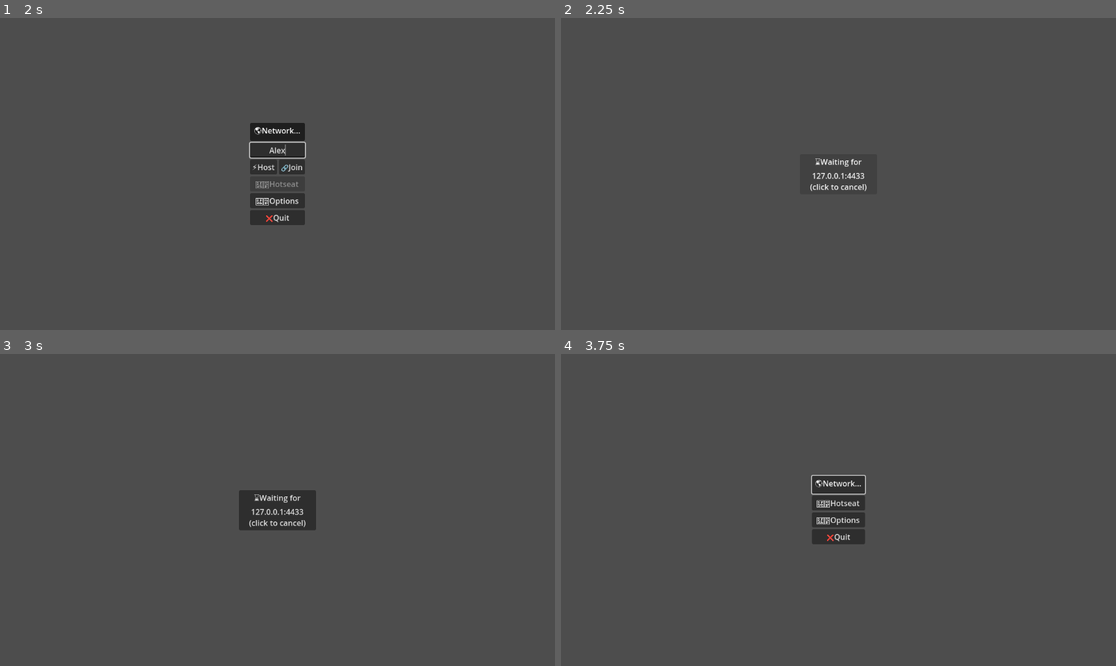
Above: before the commit, frames 1-4 (two rows, left to right).
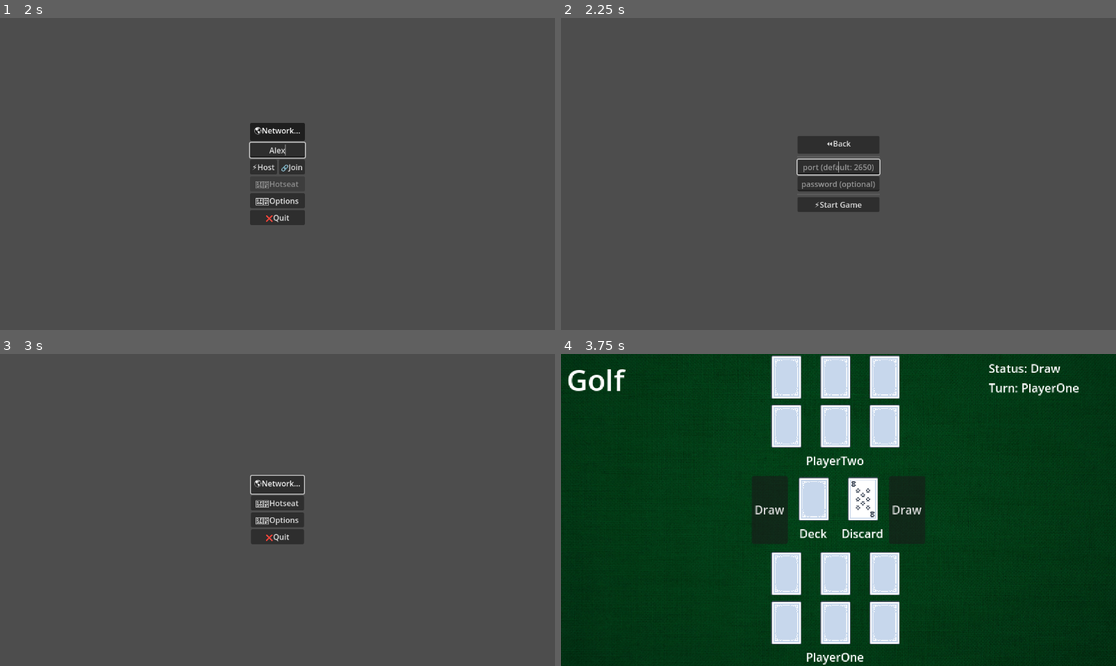
Above: after the commit, the same moments.

Repository: WonkyMic/golf_cards_godot
Game: Godot game, scene res://menu.tscn
Two runs of this game, one before a commit and one after it. Both use one fixed random seed, a clock stepped at 60 frames per second and the inputs below.
Inputs (mouse positions are in pixels of both pictures, inside the frame that each line leads up to):
- Up to frame 1 (2 s): click "🌎Network..." at 0.5 s; click (277, 149) at 1.27 s; type "Alex" at 1.35 s
- Up to frame 2 (2.25 s): click "⚡Host" at 2 s
- Up to frame 3 (3 s): click (277, 481) at 2.75 s, where only the run after the commit has a clickable "⏪Back"
- Up to frame 4 (3.75 s): click (838, 503) at 3.5 s, where only the run after the commit has a clickable "🖥️Hotseat"

Frame 1 is identical in both runs. In frame 2, 2.3% of the frame differs, in the area x 42-58%, y 37-63%; in frame 3, 1.9%; in frame 4, 100%, in the area x 0-100%, y 0-100%.

Commit message:
add hosting setup form

Diff:
--- a/menu.gd
+++ b/menu.gd
@@ -2,8 +2,6 @@
 
 signal server_disconnected
 
-const DEFAULT_IP := "127.0.0.1"
-const DEFAULT_PORT := 4433
 const HOTSEAT_ENABLED_TOOLTIP := "Play both sides from the same device"
 const HOTSEAT_DISABLED_TOOLTIP := (
 	HOTSEAT_ENABLED_TOOLTIP + " (toggle multiplayer button to enable this option)"
@@ -20,8 +18,8 @@
 var options_button: Button
 var quit_button: Button
 
+@export_file("*.tscn") var host_setup_scene: String
 @export_file("*.tscn") var lobby_scene: String
-@export_file("*.tscn") var game_scene: String
 @export_file("*.tscn") var main_scene: String
 @export_file("*.tscn") var options_scene: String
 
@@ -70,9 +68,7 @@
 
 func _on_host_pressed() -> void:
 	global.is_server = true
-	global.ip_address = DEFAULT_IP
-	global.port = DEFAULT_PORT
-	get_tree().change_scene_to_file(game_scene)
+	get_tree().change_scene_to_file(host_setup_scene)
 
 
 func _on_join_pressed() -> void:
--- a/menu.tscn
+++ b/menu.tscn
@@ -11,8 +11,8 @@
 grow_vertical = 2
 size_flags_horizontal = 3
 script = ExtResource("1_w1f1x")
+host_setup_scene = "res://scenes/hosting_setup.tscn"
 lobby_scene = "res://scenes/lobby.tscn"
-game_scene = "res://scenes/game.tscn"
 main_scene = "res://main.tscn"
 options_scene = "res://options_menu.tscn"
 
--- /dev/null
+++ b/scenes/hosting_setup.gd
@@ -0,0 +1,67 @@
+extends Control
+
+const DEFAULT_PORT := 2650
+
+@export_file("*.tscn") var menu_scene: String
+@export_file("*.tscn") var game_scene: String
+
+var global: Global
+
+var back_button: Button
+var port_line: LineEdit
+var password_line: LineEdit
+var join_button: Button
+
+
+# Called when the node enters the scene tree for the first time.
+func _ready() -> void:
+	global = get_node("/root/Global")
+
+	back_button = $GridContainer/BackButton
+	port_line = $GridContainer/PortLine
+	password_line = $GridContainer/PasswordLine
+	join_button = $GridContainer/JoinButton
+
+	# You can save bandwith by disabling server relay and peer notifications.
+	multiplayer.server_relay = false
+
+	port_line.grab_focus()
+
+
+func _on_back_button_pressed() -> void:
+	get_tree().change_scene_to_file(menu_scene)
+
+
+func _on_port_line_text_changed(new_text: String) -> void:
+	var has_bad_port := new_text.length() > 0 and not is_valid_port(new_text)
+	if has_bad_port:
+		if not port_line.has_theme_color_override("font_color"):
+			port_line.add_theme_color_override("font_color", Color(1, 0, 0))
+	else:
+		port_line.remove_theme_color_override("font_color")
+
+	# adjust join button
+	if has_bad_port:
+		join_button.disabled = true
+		join_button.text = "❌Invalid Port"
+	else:
+		join_button.disabled = false
+		join_button.text = "⚡Start Game"
+
+
+func _on_join_button_pressed() -> void:
+	if port_line.text.length() == 0:
+		global.port = DEFAULT_PORT
+	else:
+		global.port = int(port_line.text)
+	multiplayer.multiplayer_peer = null
+	global.is_server = true
+	get_tree().change_scene_to_file(game_scene)
+
+
+func is_valid_port(port_string: String) -> bool:
+	if not port_string.is_valid_int():
+		return false
+
+	var port := int(port_string)
+	return port > 0 or port <= 65535
--- /dev/null
+++ b/scenes/hosting_setup.tscn
@@ -0,0 +1,61 @@
+[gd_scene load_steps=2 format=3 uid="uid://cm5m50udkc71d"]
+
+[ext_resource type="Script" path="res://scenes/hosting_setup.gd" id="1_h76hm"]
+
+[node name="HostingSetup" type="Control"]
+layout_mode = 3
+anchors_preset = 15
+anchor_right = 1.0
+anchor_bottom = 1.0
+grow_horizontal = 2
+grow_vertical = 2
+script = ExtResource("1_h76hm")
+menu_scene = "res://menu.tscn"
+game_scene = "res://scenes/game.tscn"
+
+[node name="GridContainer" type="GridContainer" parent="."]
+layout_mode = 1
+anchors_preset = 8
+anchor_left = 0.5
+anchor_top = 0.5
+anchor_right = 0.5
+anchor_bottom = 0.5
+offset_left = -85.0
+offset_top = -37.0
+offset_right = 85.0
+offset_bottom = 37.0
+grow_horizontal = 2
+grow_vertical = 2
+
+[node name="BackButton" type="Button" parent="GridContainer"]
+layout_mode = 2
+size_flags_horizontal = 3
+text = "⏪Back"
+
+[node name="HSeparator1" type="HSeparator" parent="GridContainer"]
+layout_mode = 2
+size_flags_horizontal = 3
+
+[node name="PortLine" type="LineEdit" parent="GridContainer"]
+layout_mode = 2
+placeholder_text = "port (default: 2650)"
+alignment = 1
+
+[node name="PasswordLine" type="LineEdit" parent="GridContainer"]
+layout_mode = 2
+placeholder_text = "password (optional)"
+alignment = 1
+secret = true
+
+[node name="HSeparator2" type="HSeparator" parent="GridContainer"]
+layout_mode = 2
+size_flags_horizontal = 3
+
+[node name="JoinButton" type="Button" parent="GridContainer"]
+layout_mode = 2
+size_flags_horizontal = 3
+text = "⚡Start Game"
+
+[connection signal="pressed" from="GridContainer/BackButton" to="." method="_on_back_button_pressed"]
+[connection signal="text_changed" from="GridContainer/PortLine" to="." method="_on_port_line_text_changed"]
+[connection signal="pressed" from="GridContainer/JoinButton" to="." method="_on_join_button_pressed"]
--- a/scenes/lobby.gd
+++ b/scenes/lobby.gd
@@ -118,6 +118,7 @@
 		else:
 			global.port = int(port_line.text)
 		multiplayer.multiplayer_peer = null
+		global.is_server = false
 		get_tree().change_scene_to_file(game_scene)
 	else:
 		update_form_state()
